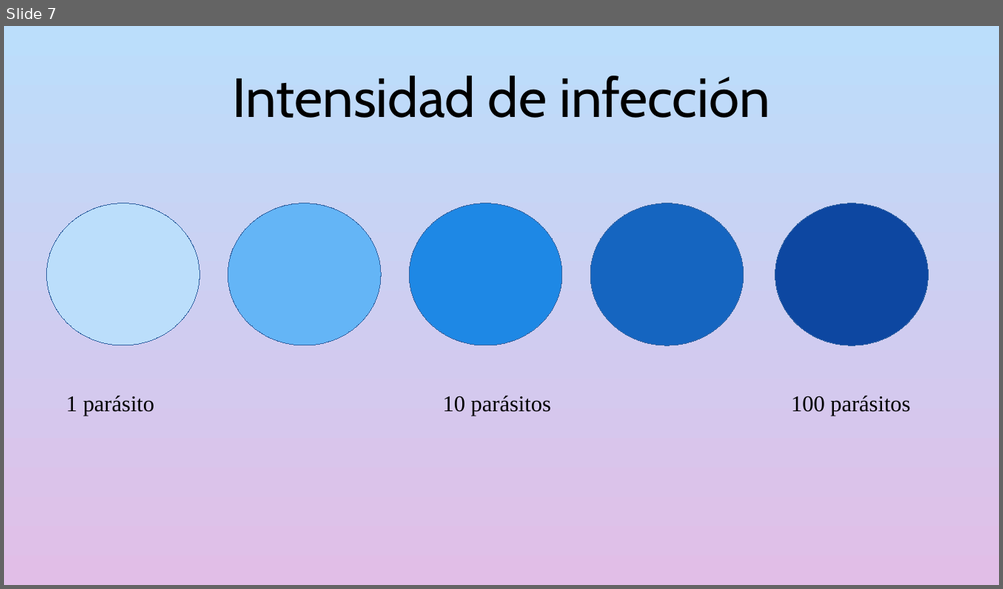
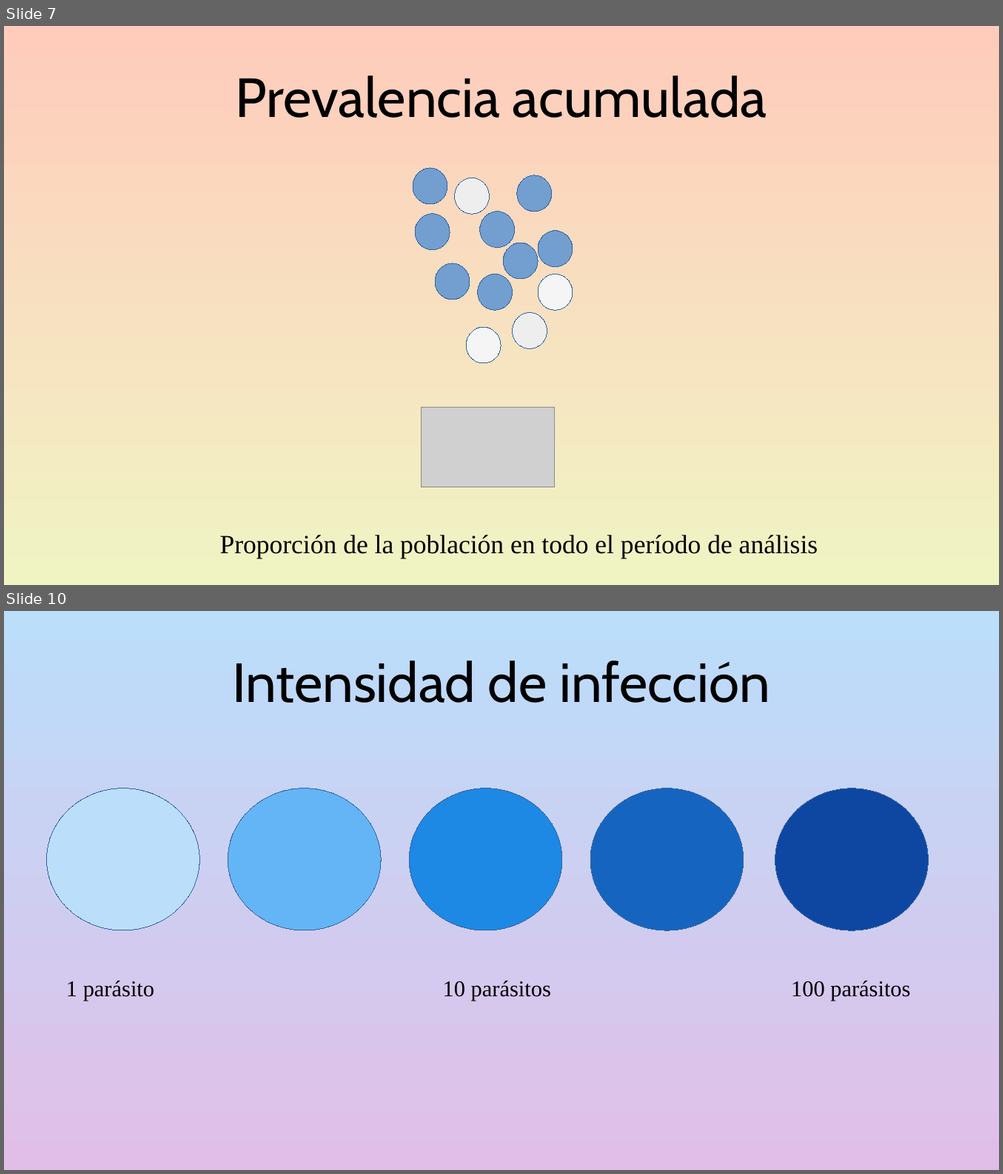
Before and after one commit to gerardommc/Medicina-Cons, a slide deck: Epidemiologia-basica.odp. Shown one above the other, each under a label of ours: slide 7 before the commit, slides 7 and 10 after it; the slides between them are not shown. The pictures are 1003x589 and 1003x1174 pixels, drawn with LibreOffice and Linux fonts; fonts in the diff are those of the drawing; grey boxes stand for pictures. Boxes give left, top, right and bottom in pixels: in the first picture for what was removed or moved away, otherwise in the second. Text is boxed around its words. In the diff, an @@ line names an element or a change of style, - is before the commit and + after.

```diff
--- a/Epidemiologia-basica.odp
+++ b/Epidemiologia-basica.odp
@@ slide 7 added at [4, 26, 999, 585], background gradient #FFCCBC to #F0F4C3 @@
@@ title added at [236, 76, 766, 118], 44 pt, text #000000 @@
+Prevalencia acumulada
@@ ellipse added at [412, 167, 447, 204], fill #729FCF, outline #3465A4 0 pt @@
@@ ellipse added at [455, 178, 489, 214], fill #EEEEEE, outline #3465A4 0 pt @@
@@ ellipse added at [517, 175, 552, 212], fill #729FCF, outline #3465A4 0 pt @@
@@ ellipse added at [415, 214, 449, 249], fill #729FCF, outline #3465A4 0 pt @@
@@ ellipse added at [480, 212, 514, 248], fill #729FCF, outline #3465A4 0 pt @@
@@ ellipse added at [503, 243, 538, 278], fill #729FCF, outline #3465A4 0 pt @@
@@ ellipse added at [538, 231, 572, 267], fill #729FCF, outline #3465A4 0 pt @@
@@ ellipse added at [435, 264, 469, 300], fill #729FCF, outline #3465A4 0 pt @@
@@ ellipse added at [478, 274, 513, 310], fill #729FCF, outline #3465A4 0 pt @@
@@ ellipse added at [538, 274, 572, 310], fill #F5F5F5, outline #3465A4 0 pt @@
@@ ellipse added at [512, 313, 547, 349], fill #EEEEEE, outline #3465A4 0 pt @@
@@ ellipse added at [466, 327, 501, 363], fill #F5F5F5, outline #3465A4 0 pt @@
@@ picture added at [421, 408, 555, 488] @@
@@ text added at [220, 535, 817, 559], 21 pt, text #000000 @@
+Proporción de la población en todo el período de análisis
@@ what was slide 7 is now slide 10 @@
```
Also in this commit, not shown: 4 slides changed, 8 other slides added, 1 slide removed, 7 other files.
